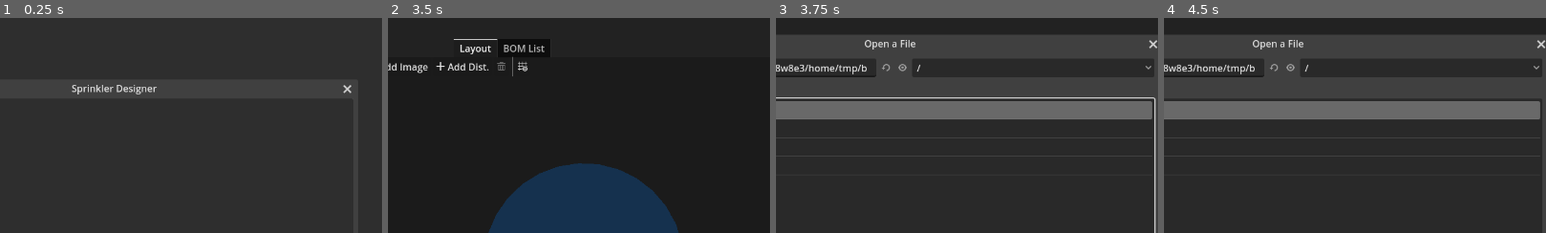
Above: before the commit, frames 1-4 (left to right).
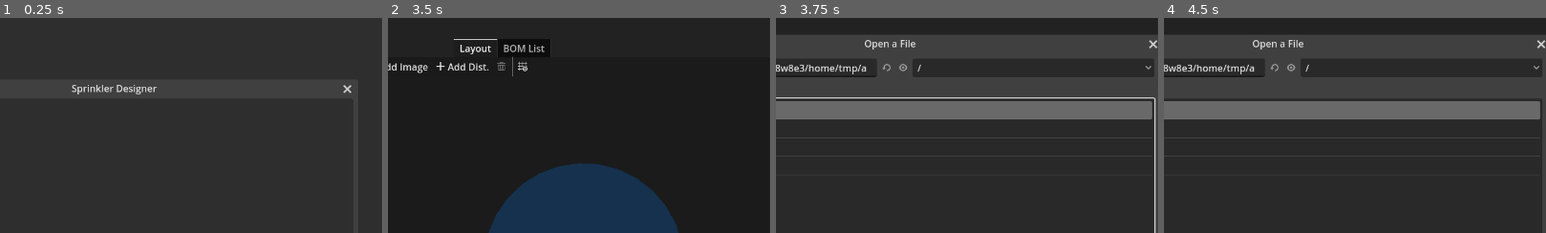
Above: after the commit, the same moments.

Repository: hankedan000/yardscaper
Game: Godot game, scene res://Main.tscn
Same seed, same stepped clock (60 frames per second), same inputs: the game is played once before the commit and once after it.
Inputs (mouse positions are % of the whole screen's width and height, from its top left):
- Up to frame 1 (0.25 s): no input
- Up to frame 2 (3.5 s): click "New Project" at 0.5 s; click "Add Sprinkler" at 1.25 s; click (53, 11) at 2 s; tap Enter at 2.75 s; drag from (61, 57) to (26, 11) at 2.77 s
- Up to frame 3 (3.75 s): click "Add Image" at 3.5 s
- Up to frame 4 (4.5 s): click (37, 82) at 4.27 s; type "12" at 4.35 s
The pictures show only the part of the screen within x 35-85%, y 0-50%; the shares and areas given below are measured in that part.

Frames 1-2 are identical in both runs. In frame 3, less than 0.1% of the frame differs, in the area x 22-38%, y 21-25%; in frame 4, less than 0.1%.

Commit message:
adds zone property to sprinklers

Diff:
--- a/SprinklerDesigner/scenes/ui/SprinklerPropertyEditor/SprinklerPropertyEditor.gd
+++ b/SprinklerDesigner/scenes/ui/SprinklerPropertyEditor/SprinklerPropertyEditor.gd
@@ -1,6 +1,7 @@
 extends GridContainer
 
 @onready var user_label_lineedit      := $UserLabelLineEdit
+@onready var zone_spinbox             := $ZoneSpinBox
 @onready var rot_spinbox              := $RotationSpinBox
 @onready var sweep_spinbox            := $SweepSpinBox
 @onready var manu_option              := $ManufacturerOption
@@ -62,6 +63,7 @@
 
 	_ignore_internal_edits = true
 	user_label_lineedit.text = sprinkler.user_label
+	zone_spinbox.value = sprinkler.zone
 	rot_spinbox.value = sprinkler.rotation_degrees
 	sweep_spinbox.value = sprinkler.sweep_deg
 	_sync_option_to_text(manu_option, sprinkler.manufacturer)
@@ -85,6 +87,10 @@
 func _on_user_label_line_edit_text_submitted(new_text):
 	if sprinkler is Sprinkler and not _ignore_internal_edits:
 		sprinkler.user_label = new_text
+
+func _on_zone_spin_box_value_changed(value):
+	if sprinkler is Sprinkler and not _ignore_internal_edits:
+		sprinkler.zone = value
 
 func _on_sweep_spin_box_value_changed(sweep_deg):
 	if sprinkler is Sprinkler and not _ignore_internal_edits:
--- a/SprinklerDesigner/scenes/ui/SprinklerPropertyEditor/SprinklerPropertyEditor.tscn
+++ b/SprinklerDesigner/scenes/ui/SprinklerPropertyEditor/SprinklerPropertyEditor.tscn
@@ -13,6 +13,15 @@
 text = "Label: "
 
 [node name="UserLabelLineEdit" type="LineEdit" parent="."]
+layout_mode = 2
+size_flags_horizontal = 3
+tooltip_text = "User-definable label for this sprinkler"
+
+[node name="Label9" type="Label" parent="."]
+layout_mode = 2
+text = "Zone: "
+
+[node name="ZoneSpinBox" type="SpinBox" parent="."]
 layout_mode = 2
 size_flags_horizontal = 3
 tooltip_text = "User-definable label for this sprinkler"
@@ -80,6 +89,7 @@
 suffix = "ft"
 
 [connection signal="text_submitted" from="UserLabelLineEdit" to="." method="_on_user_label_line_edit_text_submitted"]
+[connection signal="value_changed" from="ZoneSpinBox" to="." method="_on_zone_spin_box_value_changed"]
 [connection signal="value_changed" from="SweepSpinBox" to="." method="_on_sweep_spin_box_value_changed"]
 [connection signal="value_changed" from="RotationSpinBox" to="." method="_on_rotation_spin_box_value_changed"]
 [connection signal="item_selected" from="ManufacturerOption" to="." method="_on_manufacturer_option_item_selected"]
--- a/SprinklerDesigner/scenes/world_objects/Sprinkler/Sprinkler.gd
+++ b/SprinklerDesigner/scenes/world_objects/Sprinkler/Sprinkler.gd
@@ -11,6 +11,13 @@
 func is_set(value: float):
 	return not is_nan(value)
 
+var zone : int = 1 :
+	set(value):
+		var old_value = zone
+		zone = value
+		if old_value != zone:
+			emit_signal('property_changed', 'zone', old_value, zone)
+
 var min_dist_ft : float = NAN :
 	get:
 		if is_set(min_dist_ft):
@@ -159,6 +166,7 @@
 	obj['sweep_deg'] = int(sweep_deg)
 	obj['manufacturer'] = manufacturer
 	obj['model'] = model
+	obj['zone'] = zone
 	return obj
 
 func deserialize(obj):
@@ -167,6 +175,7 @@
 	manufacturer = obj['manufacturer']
 	model = obj['model']
 	dist_ft = Utils.dict_get(obj, 'dist_ft', max_dist_ft)
+	zone = Utils.dict_get(obj, 'zone', 1)
 
 func _draw():
 	var stop_angle = deg_to_rad(sweep_deg)
